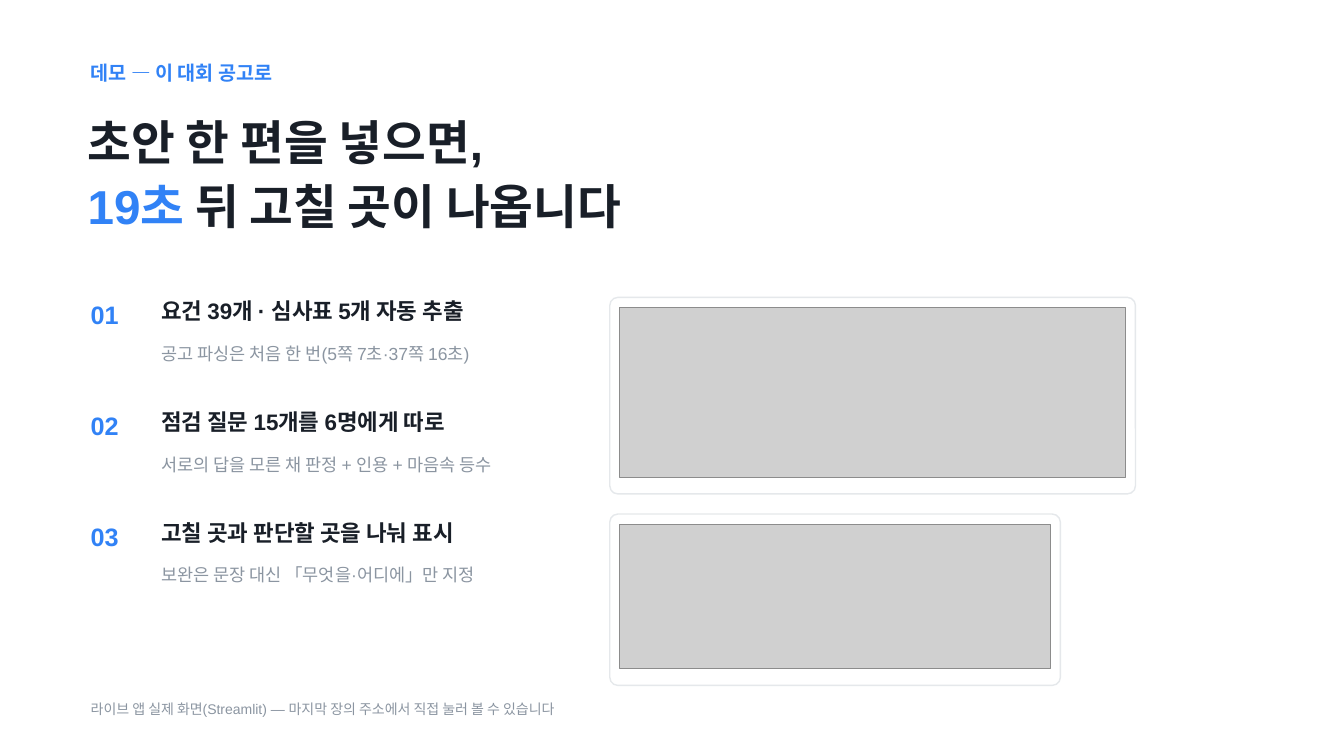
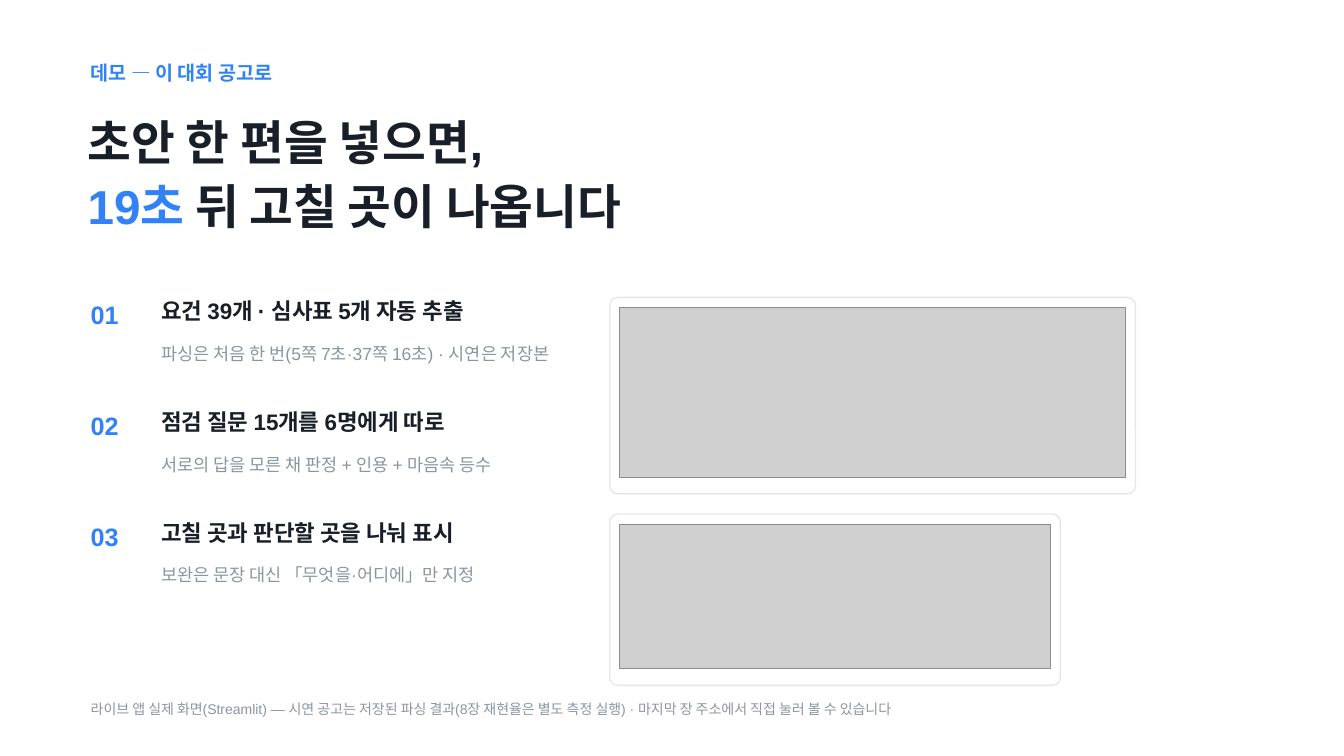
Before and after one commit to Ryugi62/rfp-to-fit, a slide deck: slide 4 of deliver/deck/RFP-to-Fit_루미아.pptx. Drawn at 1344x756 pixels with LibreOffice and Linux fonts; fonts in the diff are those of the drawing; grey boxes stand for pictures. Boxes give left, top, right and bottom in pixels: in the first picture for what was removed or moved away, otherwise in the second. Text is boxed around its words. In the diff, an @@ line names an element or a change of style, - is before the commit and + after.

```diff
--- a/deliver/deck/RFP-to-Fit_루미아.pptx
+++ b/deliver/deck/RFP-to-Fit_루미아.pptx
@@ text at <box>161,345,549,364</box>: text changed @@
-공고 파싱은 처음 한 번(5쪽 7초·37쪽 16초)
+파싱은 처음 한 번(5쪽 7초·37쪽 16초) · 시연은 저장본
@@ text at <box>91,702,891,717</box>: text changed @@
-라이브 앱 실제 화면(Streamlit) — 마지막 장의 주소에서 직접 눌러 볼 수 있습니다
+라이브 앱 실제 화면(Streamlit) — 시연 공고는 저장된 파싱 결과(8장 재현율은 별도 측정 실행) · 마지막 장 주소에서 직접 눌러 볼 수 있습니다
```
Also in this commit, not shown: 3 other slides changed, 14 other files.
